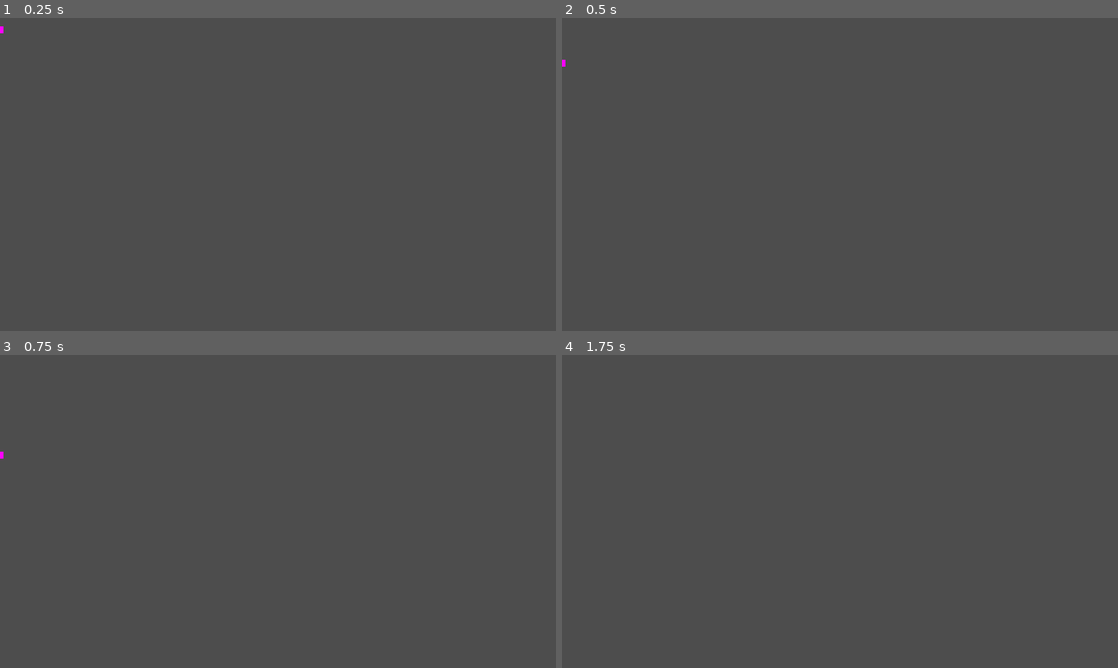
Above: before the commit, frames 1-4 (two rows, left to right).
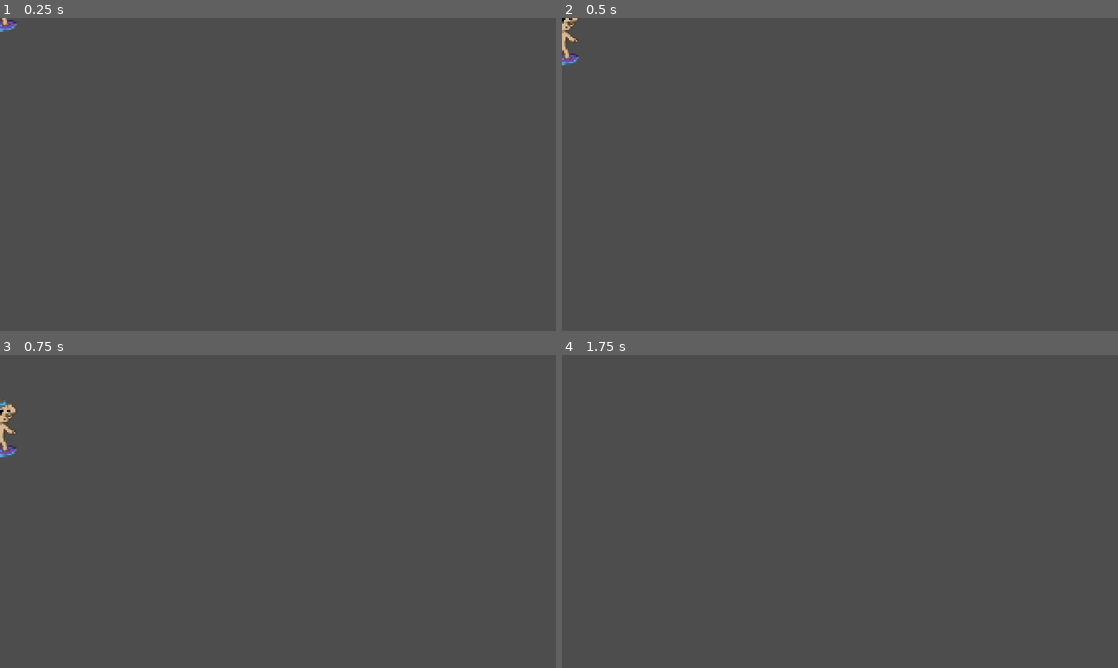
Above: after the commit, the same moments.

Repository: KaelPearson/gamejam2025
Game: Godot game, scene res://Entities/Player/player.tscn
Same seed, same stepped clock (60 frames per second), same inputs: the game is played once before the commit and once after it. This scene is started directly instead of the project's main scene.
Inputs:
- Up to frame 1 (0.25 s): no input
- Up to frame 2 (0.5 s): no input
- Up to frame 3 (0.75 s): tap Enter at 0.5 s
- Up to frame 4 (1.75 s): tap Space at 0.77, 1.52 s

The runs differ from the first frame. In frame 1, 0.1% of the frame differs, in the area x 0-3%, y 0-5%; in frame 2, 0.3%; in frame 3, 0.4%, in the area x 0-3%, y 14-34%; in frame 4, nothing differs.

Commit message:
Add heat/air values to player, and sprite transitions for danger zones

Diff:
--- a/source/Entities/Player/player.gd
+++ b/source/Entities/Player/player.gd
@@ -1 +1,54 @@
 extends CharacterBody2D
+
+var heat := 0.0
+var air := 100.0
+
+@onready var board = $Board
+@onready var body = $Body
+@onready var head = $Head
+
+## if not in_air then dog is in water.
+var in_air = false
+
+var head_appearance = {
+	'default': preload("res://Assets/dog/Dog_Head_Default.png"),
+	'air_1': preload("res://Assets/dog/Dog_Head_Air_1.png"),
+	'air_2': preload("res://Assets/dog/Dog_Head_Air_2.png"),
+	'hot_1': preload("res://Assets/dog/Dog_Head_Hot_1.png"),
+	'hot_2': preload("res://Assets/dog/Dog_Head_Hot_2.png"),
+}
+
+var body_appearance = {
+	'stand': preload("res://Assets/dog/Dog_Body_1.png"),
+	'transition': preload("res://Assets/dog/Dog_Body_2.png"),
+	'crouch': preload("res://Assets/dog/Dog_Body_3.png"),
+}
+
+var board_appearance = {
+	'default': preload("res://Assets/board/Board.png"),
+	'effects_1': preload("res://Assets/board/Board_Effects_1.png"),
+	'effects_2': preload("res://Assets/board/Board_Effects_2.png"),
+}
+
+func _process(delta: float) -> void:
+	if in_air:
+		check_heat()
+	else:
+		check_air()
+
+
+func check_heat() -> void:
+		if heat > 80:
+			head.texture = head_appearance['hot_2']
+		elif heat > 50:
+			head.texture = head_appearance['hot_1']
+		else:
+			head.texture = head_appearance['default']
+
+func check_air() -> void:
+		if air < 20:
+			head.texture = head_appearance['air_2']
+		elif air < 50:
+			head.texture = head_appearance['air_1']
+		else:
+			head.texture = head_appearance['default']
--- a/source/Entities/Player/player.tscn
+++ b/source/Entities/Player/player.tscn
@@ -1,41 +1,54 @@
-[gd_scene load_steps=9 format=3 uid="uid://b5tbqxijwy45r"]
+[gd_scene load_steps=11 format=3 uid="uid://b5tbqxijwy45r"]
 
 [ext_resource type="Script" uid="uid://bxtceg74h8bqj" path="res://Entities/Player/player.gd" id="1_mv1ah"]
 [ext_resource type="PackedScene" uid="uid://dqn4ox11tks5c" path="res://Components/HealthComponent/health_component.tscn" id="2_5c2io"]
 [ext_resource type="PackedScene" uid="uid://wexnsmoktknt" path="res://Components/MovementComponent/movement_component.tscn" id="3_4wf4l"]
 [ext_resource type="PackedScene" uid="uid://bt03y072s427g" path="res://Components/HurtboxComponent/hurtbox_component.tscn" id="4_01a4e"]
+[ext_resource type="Texture2D" uid="uid://dmgo7xo0xv4w1" path="res://Assets/board/Board.png" id="4_7a1se"]
 [ext_resource type="PackedScene" uid="uid://cwp2uk6uql5kt" path="res://Components/HitboxComponent/hitbox_component.tscn" id="5_7a1se"]
+[ext_resource type="Texture2D" uid="uid://b31awv46ke48d" path="res://Assets/dog/Dog_Body_1.png" id="5_lub02"]
+[ext_resource type="Texture2D" uid="uid://bkgpruql1qpya" path="res://Assets/dog/Dog_Head_Default.png" id="6_x1y6q"]
 
-[sub_resource type="PlaceholderTexture2D" id="PlaceholderTexture2D_mv1ah"]
-size = Vector2(25, 25)
+[sub_resource type="RectangleShape2D" id="RectangleShape2D_ap3xn"]
+size = Vector2(79, 169)
 
-[sub_resource type="CircleShape2D" id="CircleShape2D_lub02"]
-radius = 11.0
-
-[sub_resource type="CircleShape2D" id="CircleShape2D_x1y6q"]
-radius = 13.0
+[sub_resource type="RectangleShape2D" id="RectangleShape2D_iplt1"]
+size = Vector2(130, 208.5)
 
 [node name="Player" type="CharacterBody2D"]
 script = ExtResource("1_mv1ah")
-
-[node name="Sprite2D" type="Sprite2D" parent="."]
-texture = SubResource("PlaceholderTexture2D_mv1ah")
 
 [node name="HealthComponent" parent="." instance=ExtResource("2_5c2io")]
 
 [node name="MovementComponent" parent="." node_paths=PackedStringArray("player") instance=ExtResource("3_4wf4l")]
 player = NodePath("..")
 
+[node name="Board" type="Sprite2D" parent="."]
+position = Vector2(-28, -10.5)
+texture = ExtResource("4_7a1se")
+
+[node name="Body" type="Sprite2D" parent="."]
+position = Vector2(-21, -67.5)
+texture = ExtResource("5_lub02")
+
+[node name="Head" type="Sprite2D" parent="."]
+position = Vector2(0, -153.5)
+texture = ExtResource("6_x1y6q")
+
 [node name="HurtboxComponent" parent="." node_paths=PackedStringArray("hurtbox", "health_component") instance=ExtResource("4_01a4e")]
+visible = false
 hurtbox = NodePath("CollisionShape2D")
 health_component = NodePath("../HealthComponent")
 
 [node name="CollisionShape2D" type="CollisionShape2D" parent="HurtboxComponent"]
-shape = SubResource("CircleShape2D_lub02")
+position = Vector2(-3.5, 59.5)
+shape = SubResource("RectangleShape2D_ap3xn")
 
 [node name="hitbox_component" parent="." node_paths=PackedStringArray("hitbox") instance=ExtResource("5_7a1se")]
+visible = false
 hitbox = NodePath("CollisionShape2D")
 
 [node name="CollisionShape2D" type="CollisionShape2D" parent="hitbox_component"]
-shape = SubResource("CircleShape2D_x1y6q")
+position = Vector2(-19, 61.75)
+shape = SubResource("RectangleShape2D_iplt1")
 debug_color = Color(0.658789, 0.51407, 0.0890975, 0.42)
